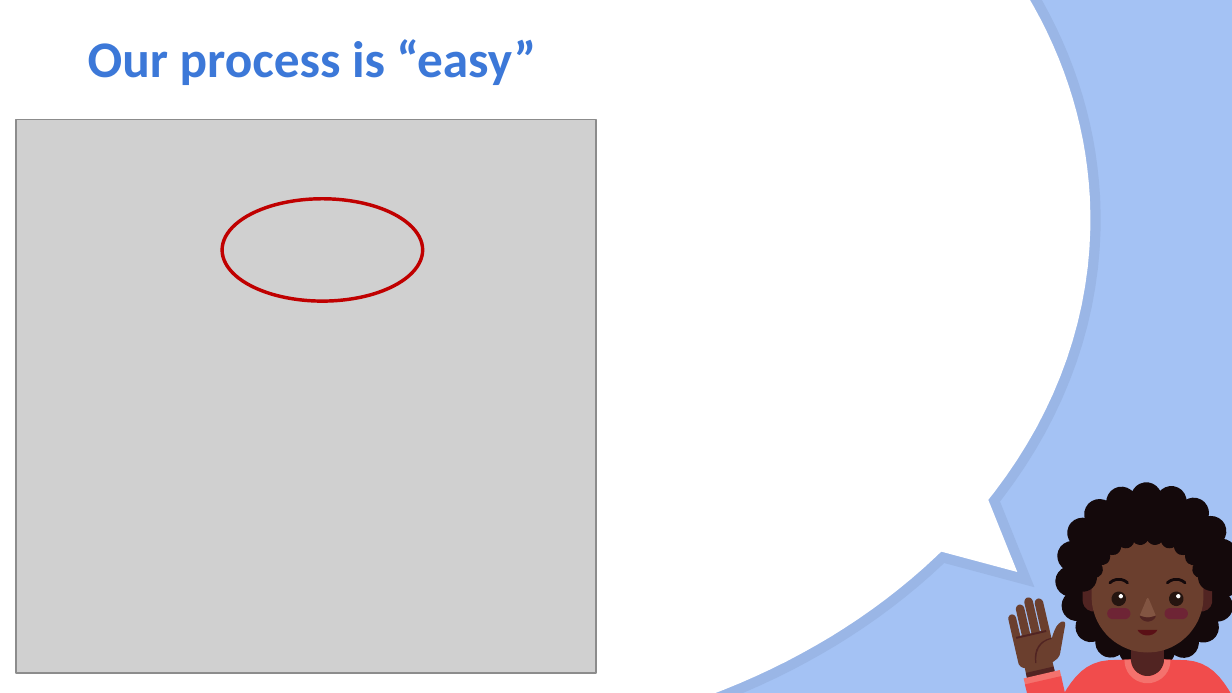
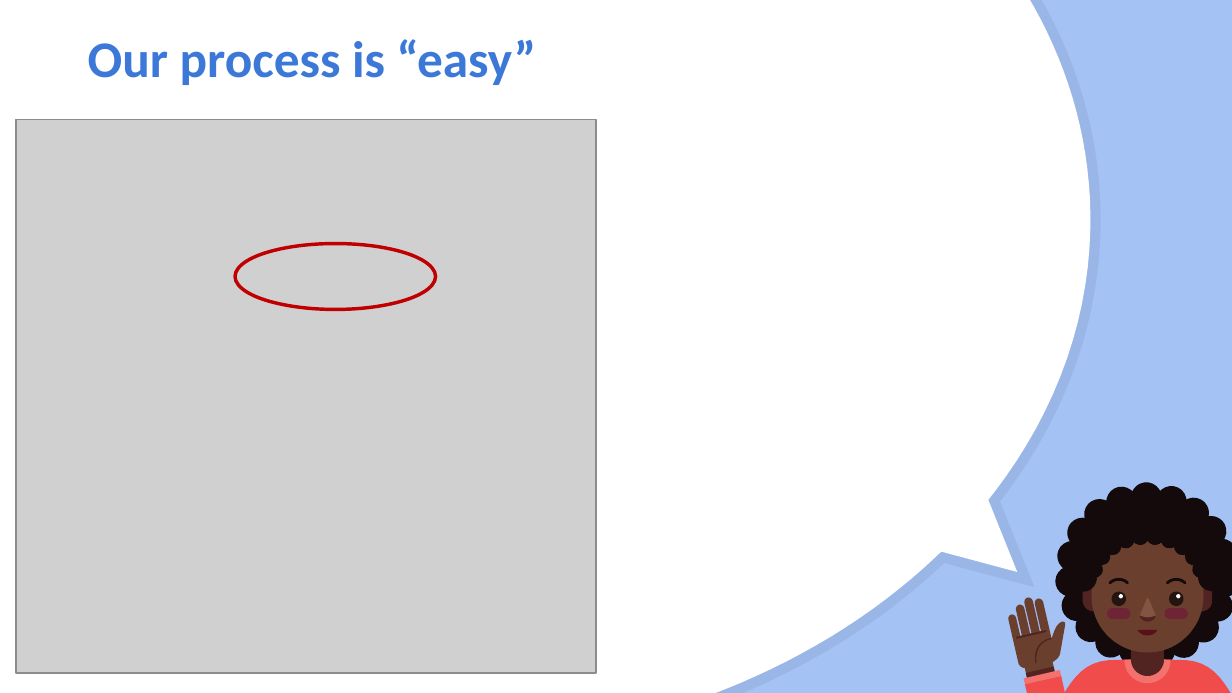
Before and after one commit to acrola/WorkShopDS, a slide deck: slide 11 of Happppy.pptx. Drawn at 1232x693 pixels with LibreOffice and Linux fonts; fonts in the diff are those of the drawing; grey boxes stand for pictures. Boxes give left, top, right and bottom in pixels: in the first picture for what was removed or moved away, otherwise in the second. Text is boxed around its words. In the diff, an @@ line names an element or a change of style, - is before the commit and + after.

```diff
--- a/Happppy.pptx
+++ b/Happppy.pptx
@@ ellipse: place and size @@
-ellipse at [222, 198, 423, 301]
+ellipse at [235, 244, 436, 309]
```
Also in this commit, not shown: 2 other slides changed, 21 other files.
